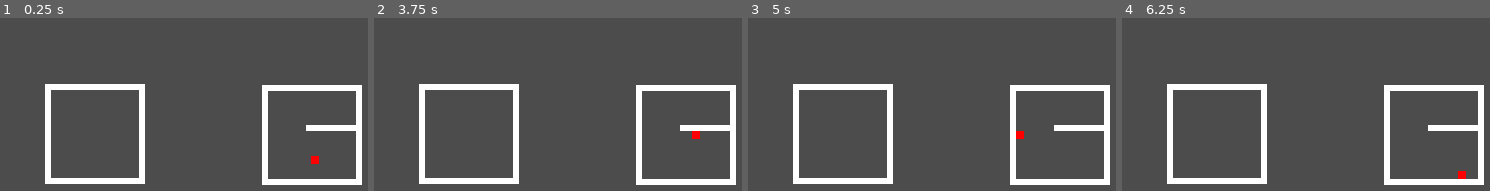
Above: before the commit, frames 1-4 (left to right).
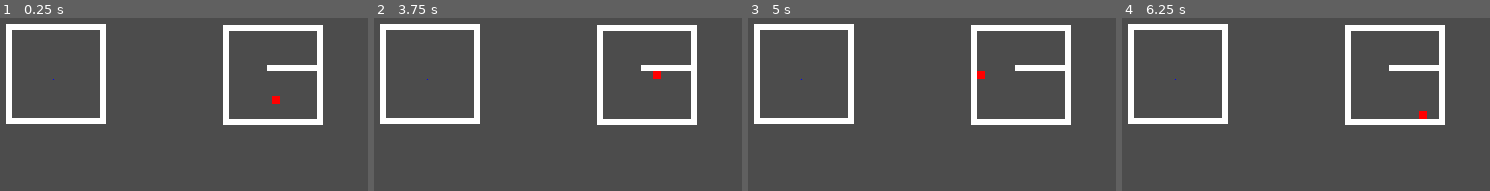
Above: after the commit, the same moments.

Repository: bsu-cs315/Final_Project_Group5
Game: Godot game, scene res://World.tscn
Two runs of this game, one before a commit and one after it. Both use one fixed random seed, a clock stepped at 60 frames per second and the inputs below.
Inputs:
- Up to frame 1 (0.25 s): no input
- Up to frame 2 (3.75 s): tap Enter at 0.5, 2, 3.5 s; hold Right (move_right) 0.53-1.28 s; tap Space at 1.25, 2.75 s; hold Down (move_down) 1.28-2.03 s; hold Right (move_right) 2.03-2.78 s; hold Up (move_up) 2.78-3.53 s; hold Left (move_left) from 3.53 s (still down)
- Up to frame 3 (5 s): keep holding Left (move_left)
- Up to frame 4 (6.25 s): tap Space at 5 s; release Left (move_left) at 5.03 s; hold Down (move_down) 5.03-5.78 s; hold Right (move_right) from 5.78 s (still down)

The runs differ from the first frame. In frame 1, 15% of the frame differs, in the area x 1-99%, y 3-97%; in frame 2, 15%; in frame 3, 15%; in frame 4, 15%.

Commit message:
Add bullet to world

Diff:
--- a/project/World.tscn
+++ b/project/World.tscn
@@ -1,45 +1,49 @@
-[gd_scene load_steps=3 format=2]
+[gd_scene load_steps=4 format=2]
 
 [ext_resource path="res://Player.tscn" type="PackedScene" id=1]
 [ext_resource path="res://Barrier.tscn" type="PackedScene" id=2]
+[ext_resource path="res://Bullet.tscn" type="PackedScene" id=3]
 
 [node name="World" type="Node2D"]
 
 [node name="Player" parent="." instance=ExtResource( 1 )]
-position = Vector2( 445, 282 )
+position = Vector2( 406, 222 )
 
 [node name="Barrier" parent="." instance=ExtResource( 2 )]
-position = Vector2( 178, 256 )
+position = Vector2( 139, 196 )
 scale = Vector2( 6, 100 )
 
 [node name="Barrier2" parent="." instance=ExtResource( 2 )]
-position = Vector2( 225, 303 )
+position = Vector2( 186, 243 )
 scale = Vector2( 100, 6 )
 
 [node name="Barrier3" parent="." instance=ExtResource( 2 )]
-position = Vector2( 272, 256 )
+position = Vector2( 233, 196 )
 scale = Vector2( 6, 100 )
 
 [node name="Barrier4" parent="." instance=ExtResource( 2 )]
-position = Vector2( 225, 209 )
+position = Vector2( 186, 149 )
 scale = Vector2( 100, 6 )
 
 [node name="Barrier6" parent="." instance=ExtResource( 2 )]
-position = Vector2( 395, 257 )
+position = Vector2( 356, 197 )
 scale = Vector2( 6, 100 )
 
 [node name="Barrier5" parent="." instance=ExtResource( 2 )]
-position = Vector2( 442, 210 )
+position = Vector2( 403, 150 )
 scale = Vector2( 100, 6 )
 
 [node name="Barrier7" parent="." instance=ExtResource( 2 )]
-position = Vector2( 442, 304 )
+position = Vector2( 403, 244 )
 scale = Vector2( 100, 6 )
 
 [node name="Barrier8" parent="." instance=ExtResource( 2 )]
-position = Vector2( 489, 257 )
+position = Vector2( 450, 197 )
 scale = Vector2( 6, 100 )
 
 [node name="Barrier9" parent="." instance=ExtResource( 2 )]
-position = Vector2( 461, 250 )
+position = Vector2( 422, 190 )
 scale = Vector2( 50, 6 )
+
+[node name="Bullet" parent="." instance=ExtResource( 3 )]
+position = Vector2( 184, 201 )
